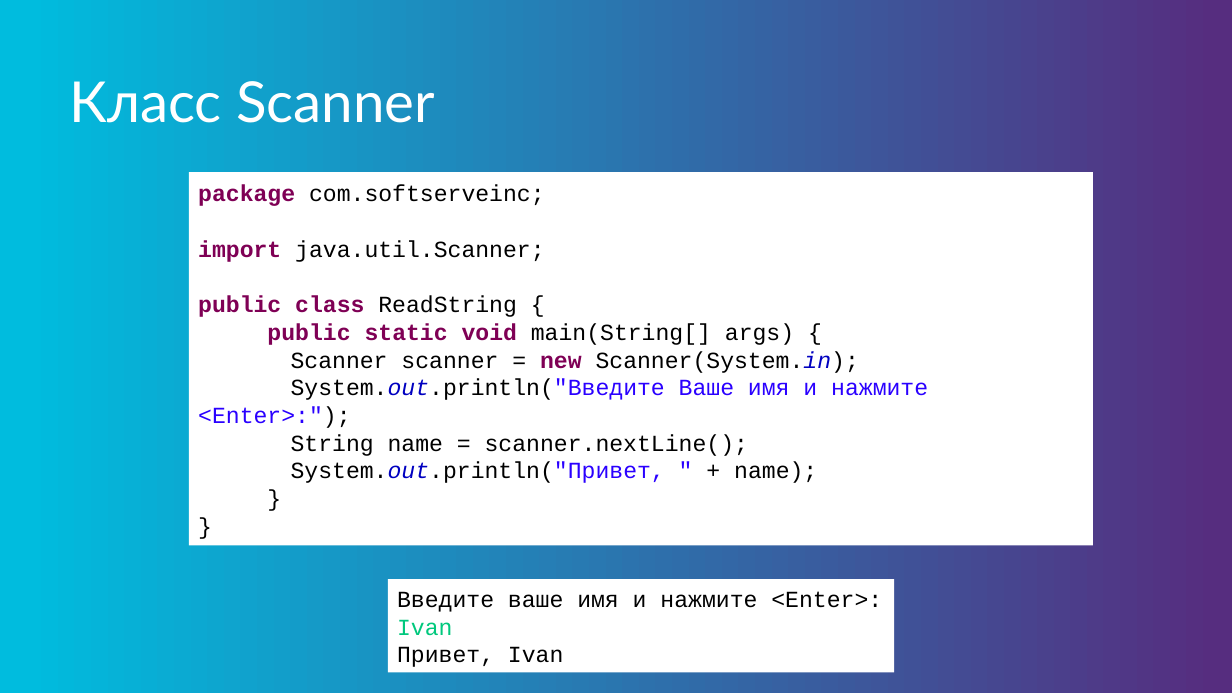
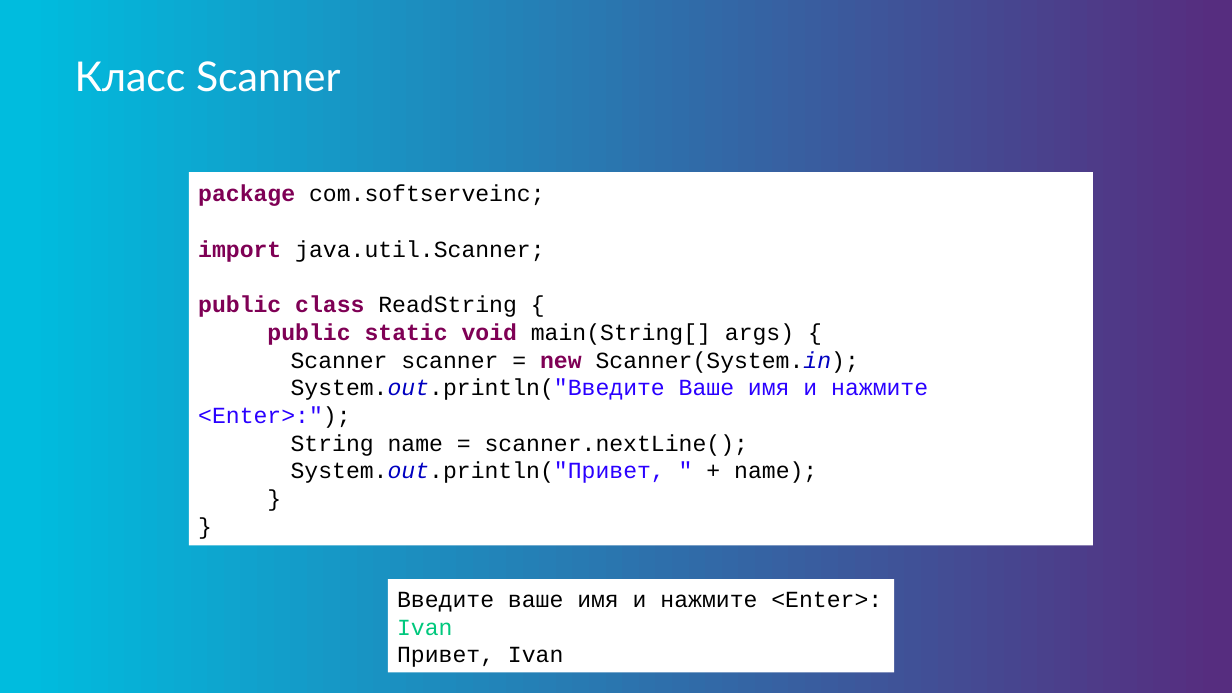
Before and after one commit to java-basic-tutorial/lessons, a slide deck: slide 24 of lesson01/lesson01.pptx. Drawn at 1232x693 pixels with LibreOffice and Linux fonts; fonts in the diff are those of the drawing; background and template pictures are left out. Boxes give left, top, right and bottom in pixels: in the first picture for what was removed or moved away, otherwise in the second. Text is boxed around its words. In the diff, an @@ line names an element or a change of style, - is before the commit and + after.

```diff
--- a/lesson01/lesson01.pptx
+++ b/lesson01/lesson01.pptx
@@ title "Класс Scanner": place and size @@
-title "Класс Scanner" at [69,81,435,123]
+title "Класс Scanner" at [75,61,341,92]
@@ title "Класс Scanner" at [75,61,341,92]: size 44 to 32 pt @@
```
Also in this commit, not shown: 29 other slides changed, 3 other files.
